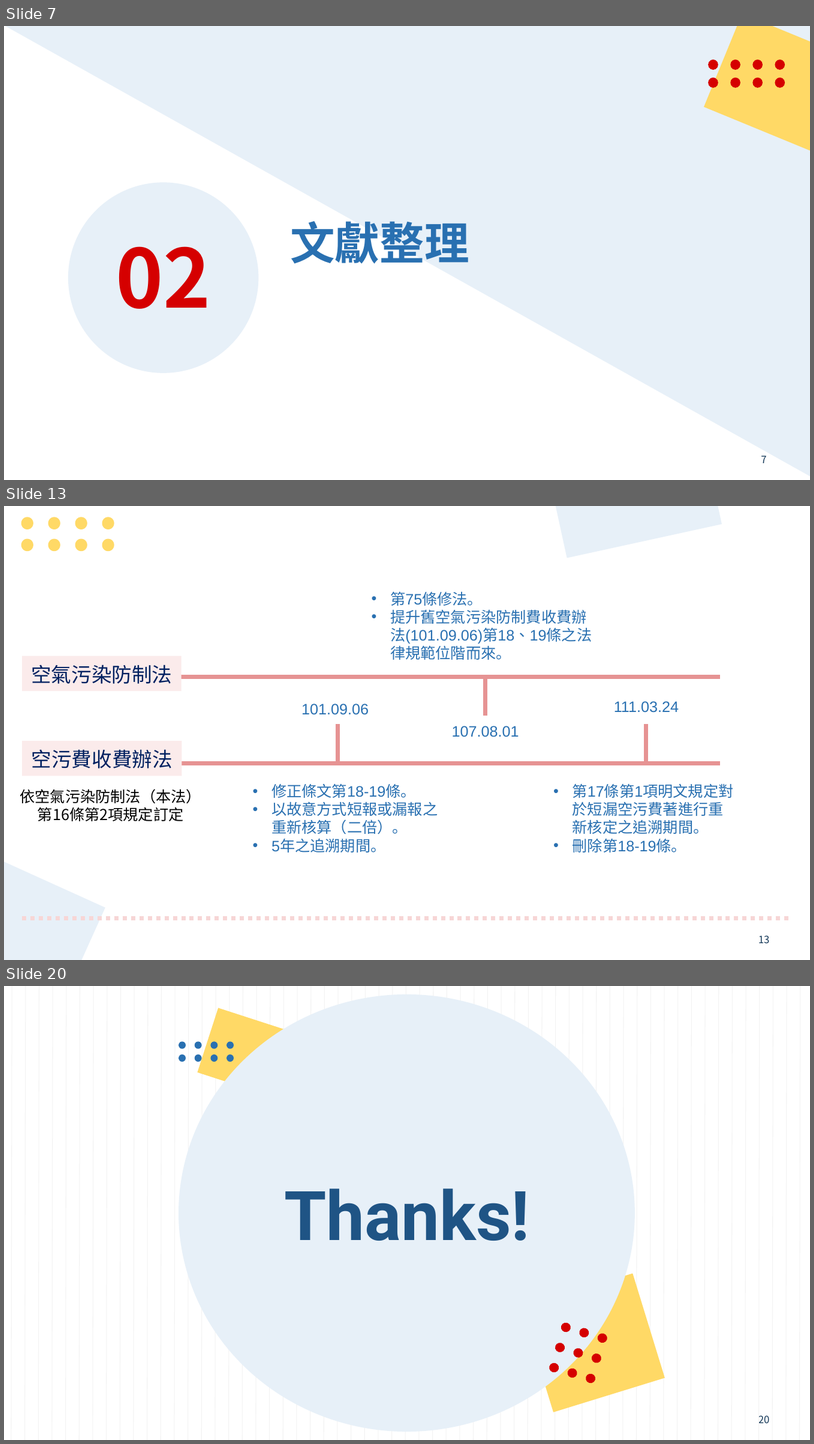
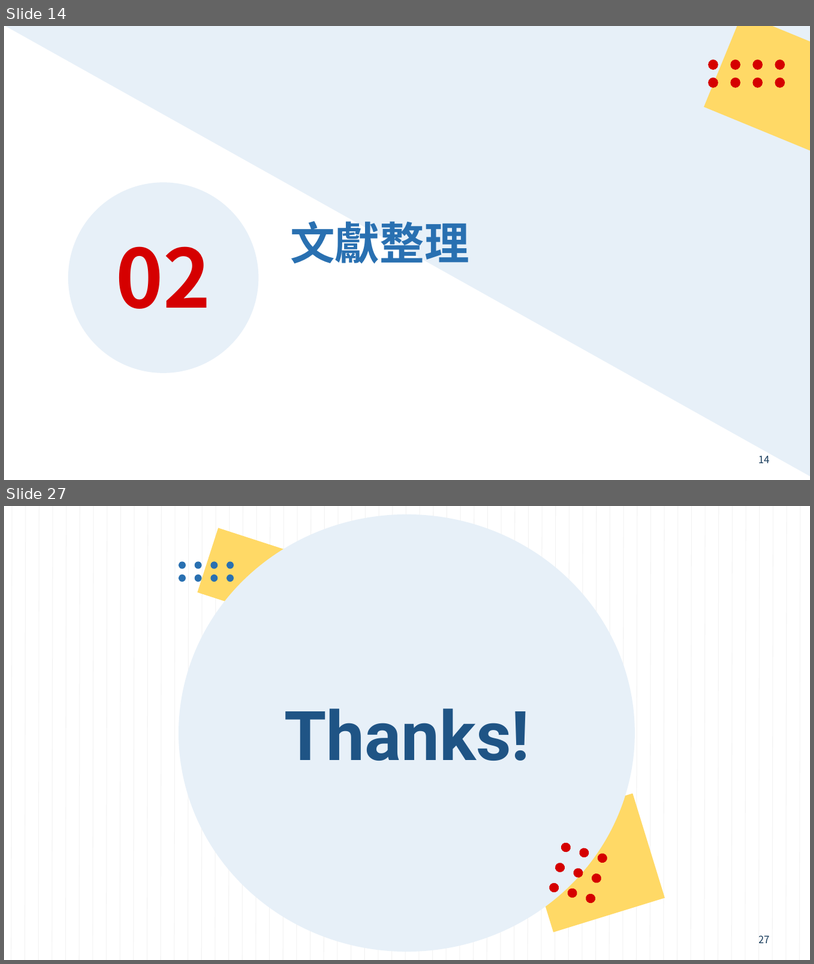
Before and after one commit to mt019/1121_Fiscal_Law, a slide deck: _material/_我的學期報告/_ppt/空氣污染防制基金.pptx. Shown one above the other, each under a label of ours: slides 7, 13 and 20 before the commit, slides 14 and 27 after it; the slides between them are not shown. The pictures are 814x1444 and 814x964 pixels, drawn with LibreOffice and Linux fonts; fonts in the diff are those of the drawing. Boxes give left, top, right and bottom in pixels: in the first picture for what was removed or moved away, otherwise in the second. Text is boxed around its words. In the diff, an @@ line names an element or a change of style, - is before the commit and + after.

```diff
--- a/_material/_我的學期報告/_ppt/空氣污染防制基金.pptx
+++ b/_material/_我的學期報告/_ppt/空氣污染防制基金.pptx
@@ slide 13 removed at box(4, 506, 810, 960), background #FFFFFF; not listed: 1 template element that a slide beside it also shows @@
@@ rectangle removed at box(546, 506, 722, 558) @@
@@ group removed at box(21, 517, 114, 552): 8 ellipses @@
@@ text removed at box(390, 591, 592, 660) @@
-• 第75條修法。
-• 提升舊空氣污染防制費收費辦法(101.09.06)第18、19條之法律規範位階而來。
@@ rectangle removed at box(22, 656, 181, 691) @@
-空氣污染防制法
@@ line removed from (84, 676) to (721, 676) @@
@@ line removed from (486, 715) to (486, 678) @@
@@ text removed at box(302, 703, 369, 715) @@
-101.09.06
@@ text removed at box(614, 701, 679, 712) @@
-111.03.24
@@ line removed from (338, 763) to (338, 724) @@
@@ text removed at box(452, 726, 519, 737) @@
-107.08.01
@@ line removed from (647, 763) to (647, 724) @@
@@ rectangle removed at box(22, 741, 182, 776) @@
-空污費收費辦法
@@ line removed from (84, 763) to (721, 763) @@
@@ text removed at box(20, 789, 201, 821) @@
-依空氣污染防制法（本法）
-第16條第2項規定訂定
@@ text removed at box(272, 783, 438, 852) @@
-• 修正條文第18-19條。
-• 以故意方式短報或漏報之重新核算（二倍）。
-• 5年之追溯期間。
@@ text removed at box(573, 783, 734, 852) @@
-• 第17條第1項明文規定對於短漏空污費著進行重新核定之追溯期間。
-• 刪除第18-19條。
@@ rectangle removed at box(4, 842, 105, 960) @@
@@ line removed from (22, 919) to (792, 919) @@
@@ what was slide 7 is now slide 14 @@
@@ page number at box(759, 455, 770, 463): text changed @@
-7
+14
@@ what was slide 20 is now slide 27 @@
@@ page number at box(759, 935, 770, 943): text changed @@
-20
+27
```
Also in this commit, not shown: 4 slides changed, 16 slides added, 8 other slides removed, 11 other files.
